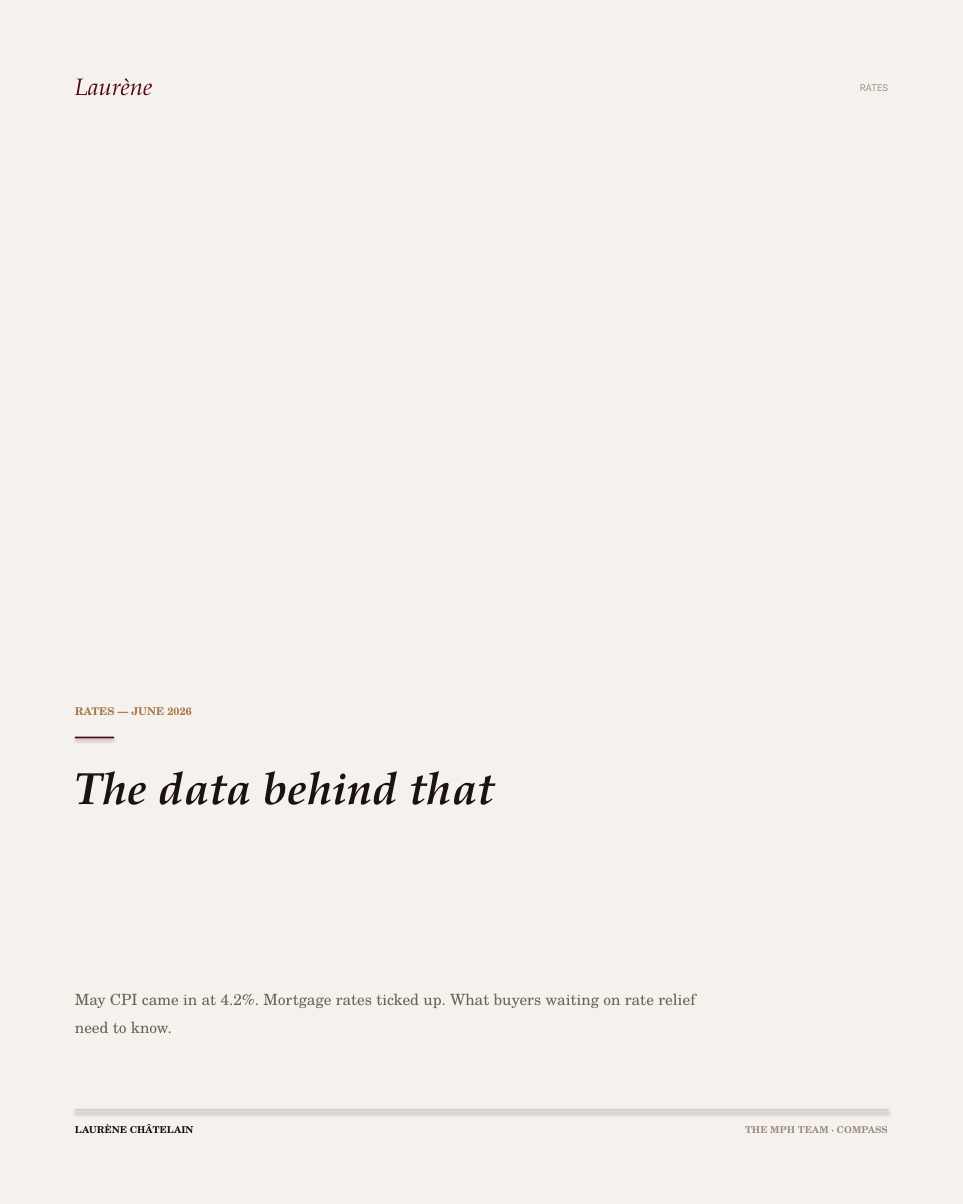
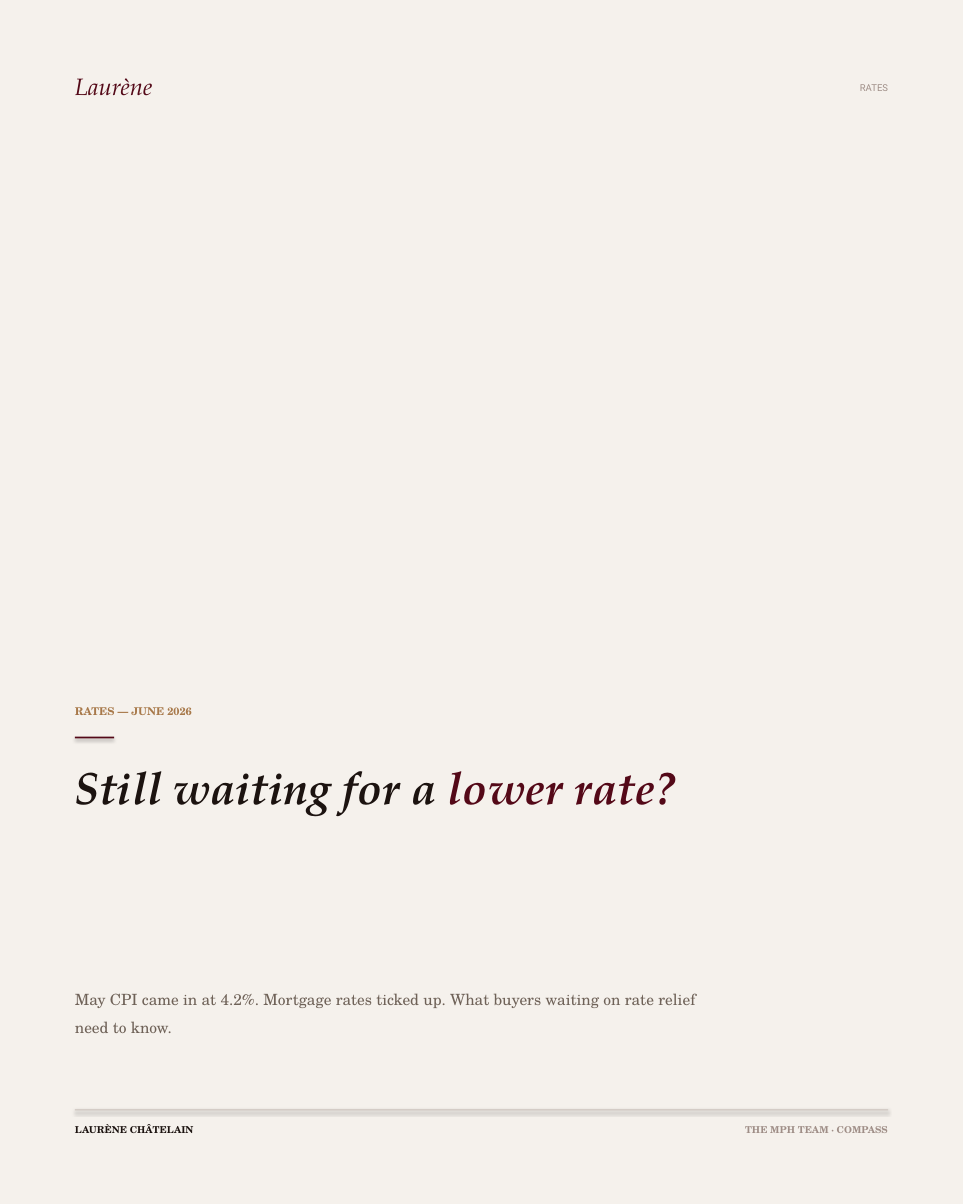
Before and after one commit to RamiroBawt/laurene-content, a slide deck: slide 1 of W25-940c86/mon/slides/01-cover-plate.pptx. Drawn at 963x1204 pixels with LibreOffice and Linux fonts; fonts in the diff are those of the drawing. Boxes give left, top, right and bottom in pixels: in the first picture for what was removed or moved away, otherwise in the second. Text is boxed around its words. In the diff, an @@ line names an element or a change of style, - is before the commit and + after.

```diff
--- a/W25-940c86/mon/slides/01-cover-plate.pptx
+++ b/W25-940c86/mon/slides/01-cover-plate.pptx
@@ text at (x1=75, y1=771, x2=676, y2=817): text changed @@
-The data behind that
+Still waiting for a lower rate?
```
Also in this commit, not shown: 3 other files.
